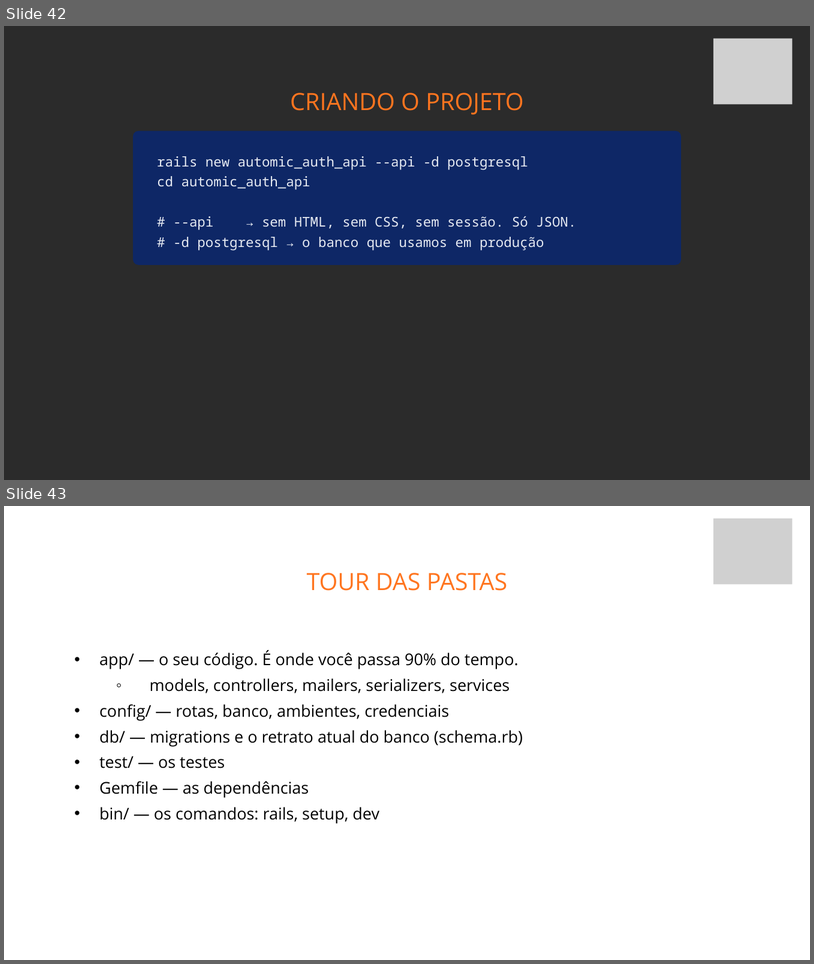
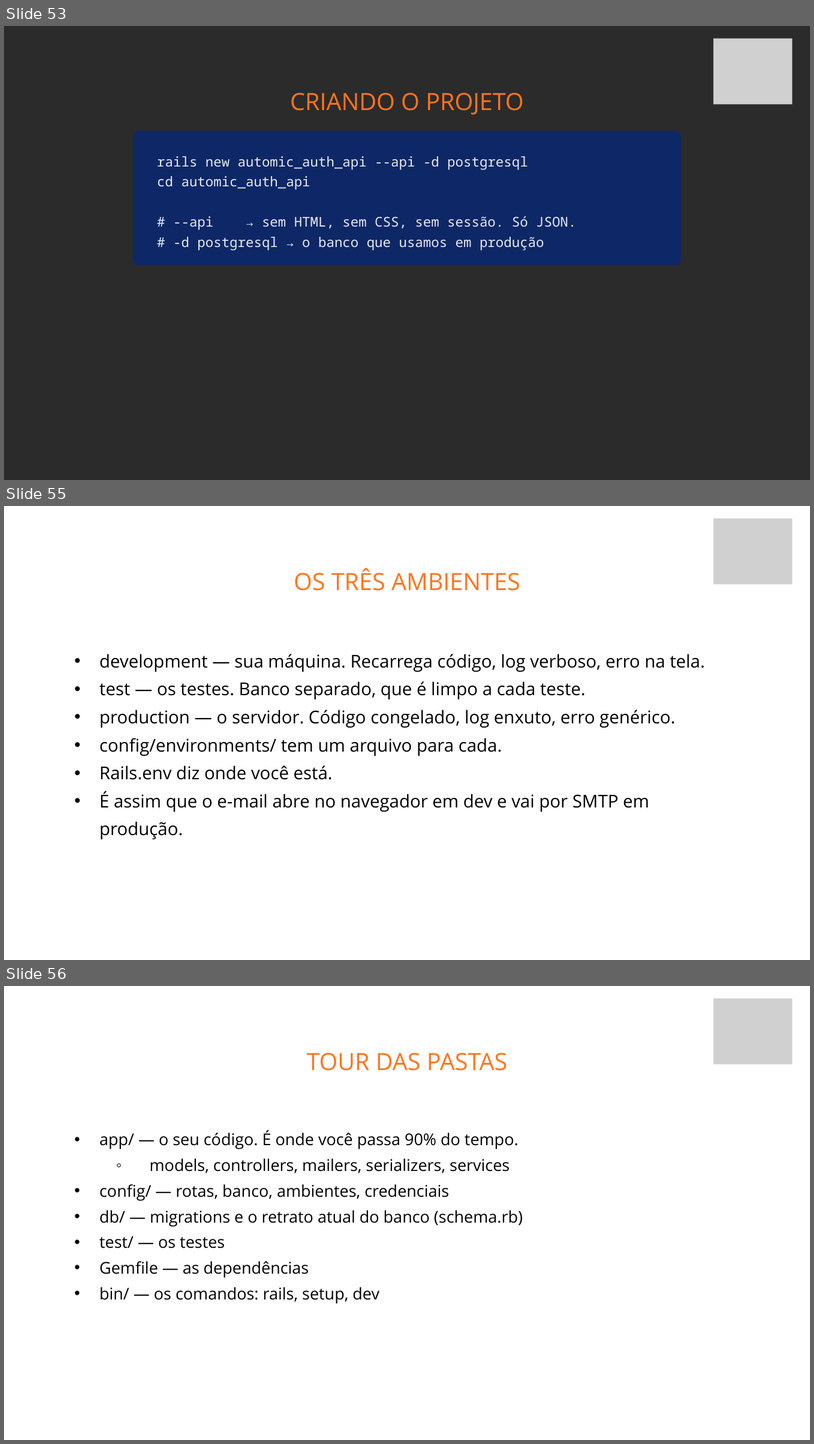
Before and after one commit to fabriciosiqueira08/capacitacao-gabarito, a slide deck: slides/build/aula-01-fundamentos-de-back-end.pptx. Shown one above the other, each under a label of ours: slides 42 and 43 before the commit, slides 53, 55 and 56 after it; the slides between them are not shown. The pictures are 814x964 and 814x1444 pixels, drawn with LibreOffice and Linux fonts; fonts in the diff are those of the drawing; grey boxes stand for pictures; background and template pictures are left out; a plain dark background stands for a picture behind light text. Boxes give left, top, right and bottom in pixels: in the first picture for what was removed or moved away, otherwise in the second. Text is boxed around its words. In the diff, an @@ line names an element or a change of style, - is before the commit and + after.

```diff
--- a/slides/build/aula-01-fundamentos-de-back-end.pptx
+++ b/slides/build/aula-01-fundamentos-de-back-end.pptx
@@ slide 55 added at [4, 506, 810, 960], background picture (left out) @@
@@ picture added at [714, 519, 792, 584] @@
@@ text added at [294, 568, 521, 591], 42.4 pt, text #FF751F @@
+OS TRÊS AMBIENTES
@@ text added at [99, 654, 705, 811], 31.6 pt, text #000000 @@
+  • development — sua máquina. Recarrega código, log verboso, erro na tela.
+  • test — os testes. Banco separado, que é limpo a cada teste.
+  • production — o servidor. Código congelado, log enxuto, erro genérico.
+  • config/environments/ tem um arquivo para cada.
+  • Rails.env diz onde você está.
+  • É assim que o e-mail abre no navegador em dev e vai por SMTP em produção.
@@ what was slide 42 is now slide 53 @@
@@ what was slide 43 is now slide 56 @@
```
Also in this commit, not shown: 12 other slides added, 14 other files.
